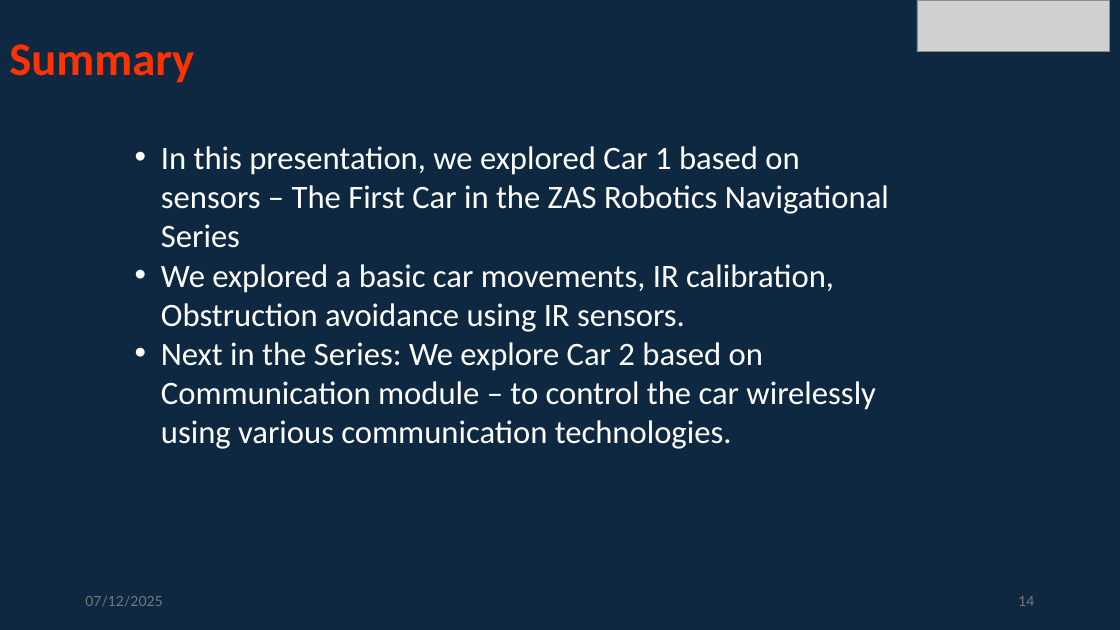
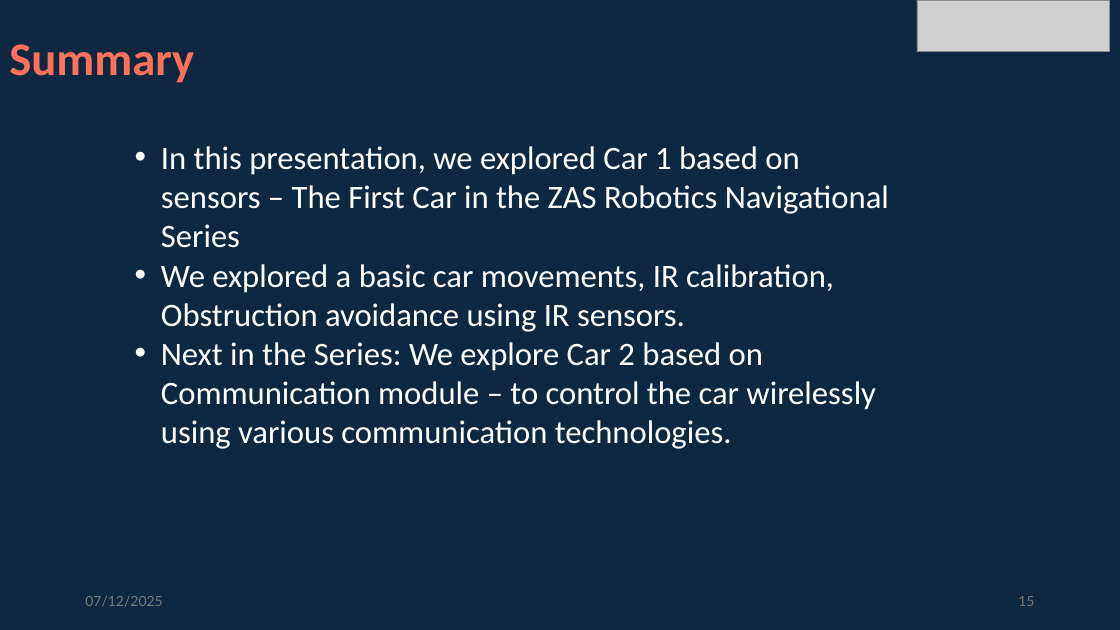
Before and after one commit to info-zas/Training, a slide deck: slide 15 of GPREC/04_Navigational_Robot_Car-1-Sensors/ZASRobotics_Car-1.pptx (slide 14 before the commit). Drawn at 1120x630 pixels with LibreOffice and Linux fonts; fonts in the diff are those of the drawing; grey boxes stand for pictures. Boxes give left, top, right and bottom in pixels: in the first picture for what was removed or moved away, otherwise in the second. Text is boxed around its words. In the diff, an @@ line names an element or a change of style, - is before the commit and + after.

```diff
--- a/GPREC/04_Navigational_Robot_Car-1-Sensors/ZASRobotics_Car-1.pptx
+++ b/GPREC/04_Navigational_Robot_Car-1-Sensors/ZASRobotics_Car-1.pptx
@@ title "Summary" at (9,44,194,83): text colour #FF3300 to #FF715B @@
@@ page number at (1018,596,1034,606): text changed @@
-14
+15
```
Also in this commit, not shown: 13 other slides changed, 3 slides added.
